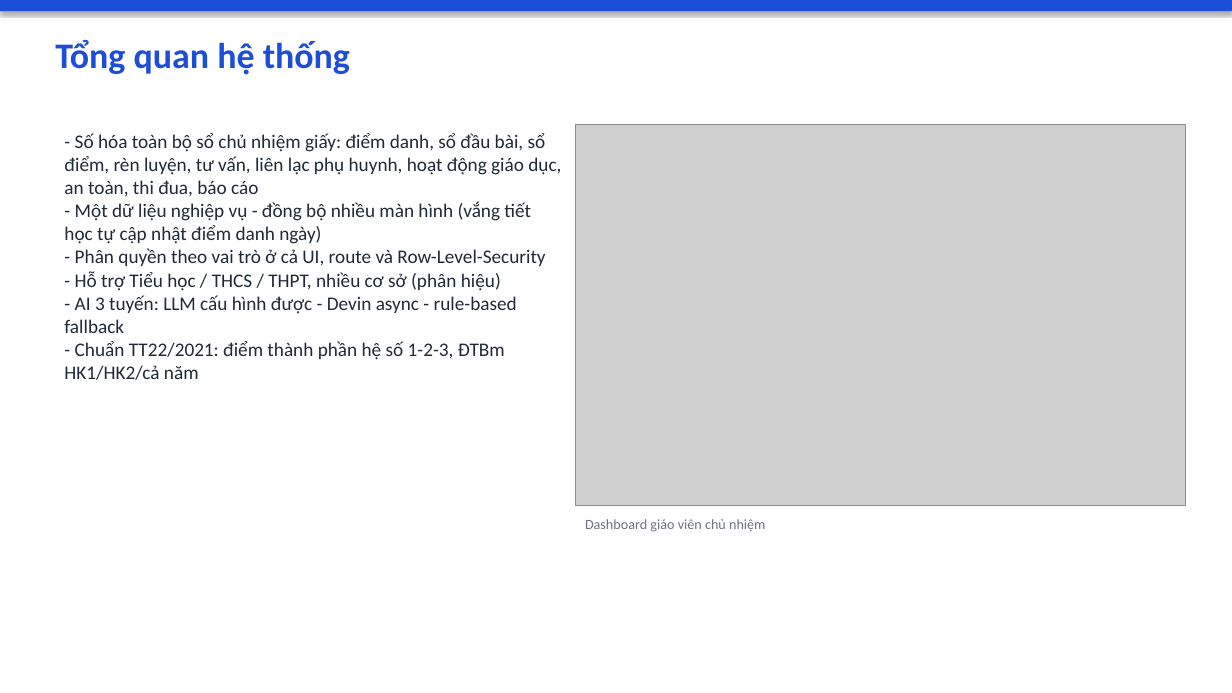
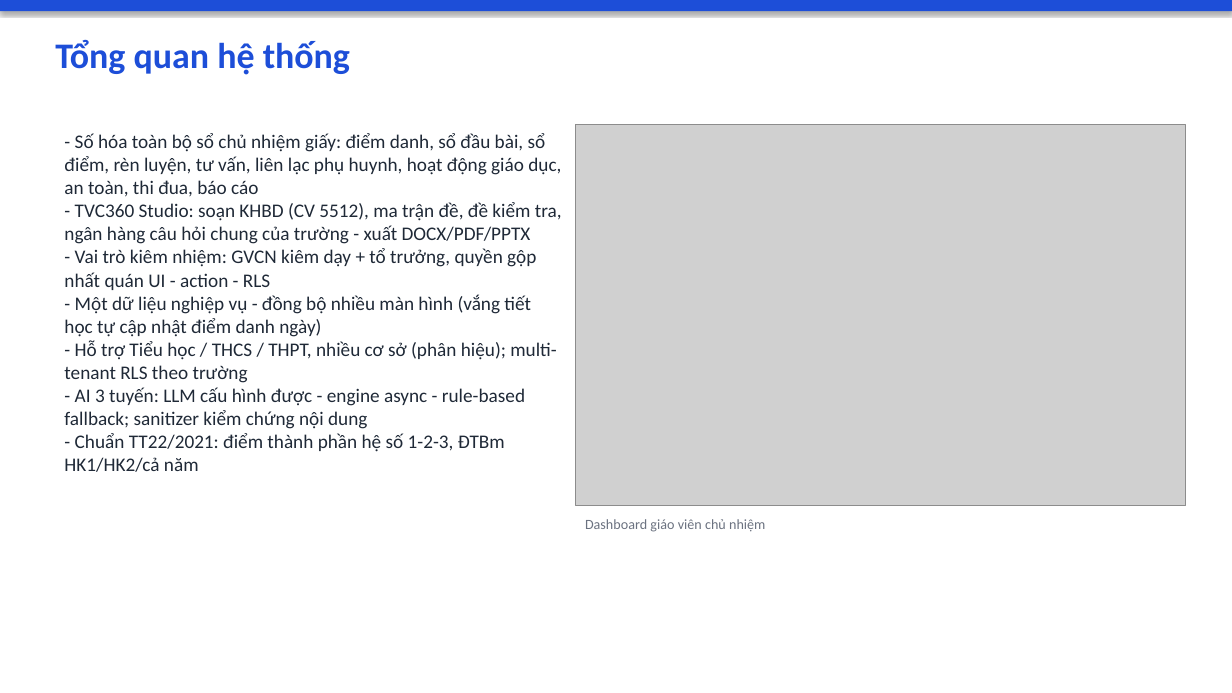
Before and after one commit to saintzzz/so-chu-nhiem-so, a slide deck: slide 2 of docs/user-guide/SO-CHU-NHIEM-SO-GIOI-THIEU.pptx. Drawn at 1232x693 pixels with LibreOffice and Linux fonts; fonts in the diff are those of the drawing; grey boxes stand for pictures. Boxes give left, top, right and bottom in pixels: in the first picture for what was removed or moved away, otherwise in the second. Text is boxed around its words. In the diff, an @@ line names an element or a change of style, - is before the commit and + after.

```diff
--- a/docs/user-guide/SO-CHU-NHIEM-SO-GIOI-THIEU.pptx
+++ b/docs/user-guide/SO-CHU-NHIEM-SO-GIOI-THIEU.pptx
@@ text at [64,202,562,290]: paragraphs added @@
+- TVC360 Studio: soạn KHBD (CV 5512), ma trận đề, đề kiểm tra, ngân hàng câu hỏi chung của trường - xuất DOCX/PDF/PPTX
+- Vai trò kiêm nhiệm: GVCN kiêm dạy + tổ trưởng, quyền gộp nhất quán UI - action - RLS
@@ text at [64,340,556,429]: text changed @@
-- Phân quyền theo vai trò ở cả UI, route và Row-Level-Security
-- Hỗ trợ Tiểu học / THCS / THPT, nhiều cơ sở (phân hiệu)
-- AI 3 tuyến: LLM cấu hình được - Devin async - rule-based fallback
+- Hỗ trợ Tiểu học / THCS / THPT, nhiều cơ sở (phân hiệu); multi-tenant RLS theo trường
+- AI 3 tuyến: LLM cấu hình được - engine async - rule-based fallback; sanitizer kiểm chứng nội dung
```
Also in this commit, not shown: 3 other slides changed, 2 slides added, 4 other files.
